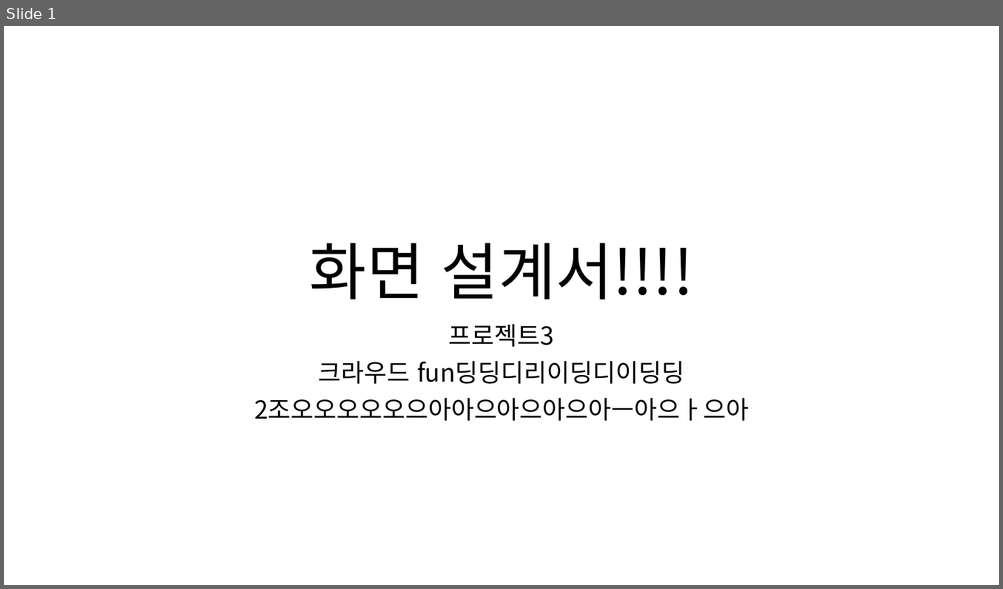
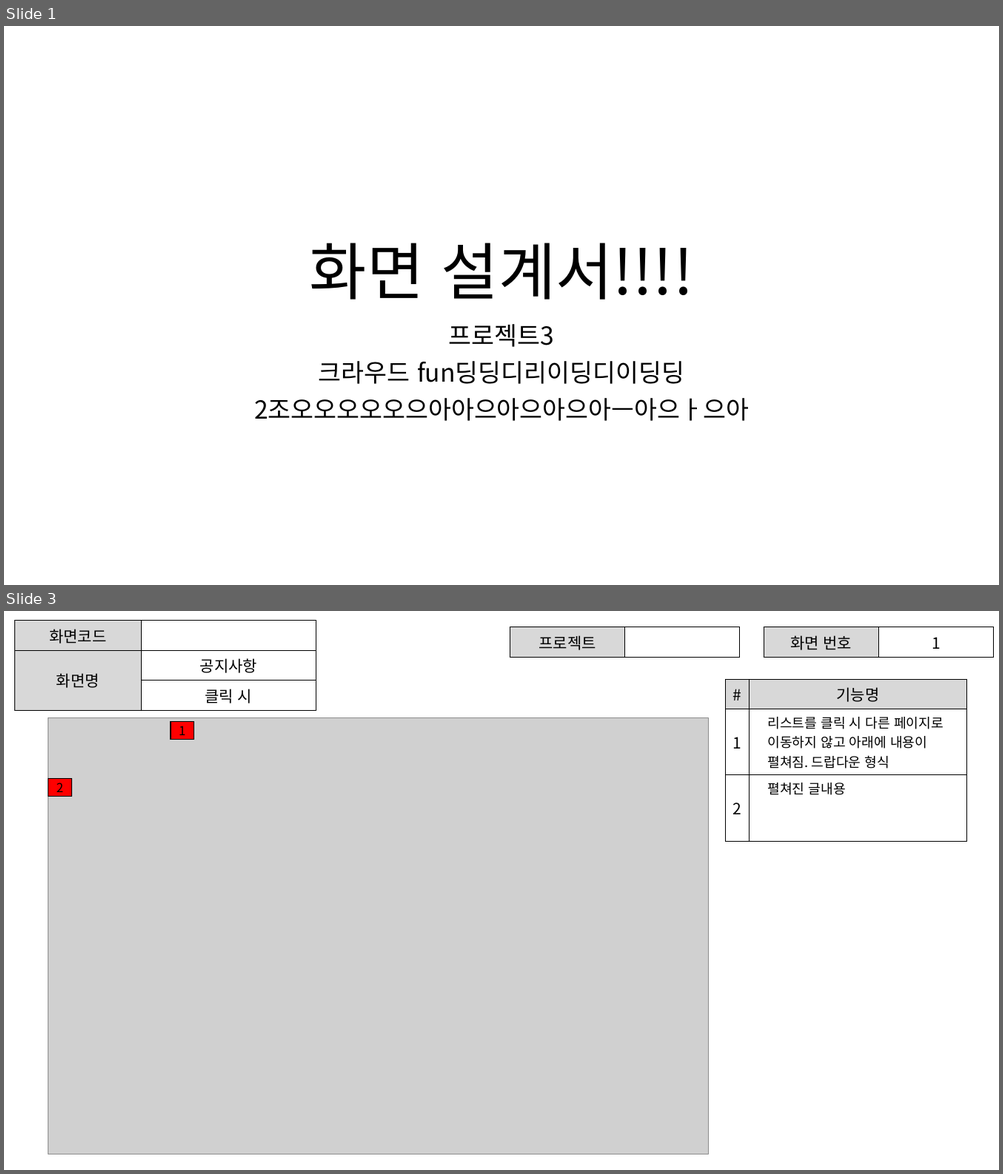
Before and after one commit to ezenteam2/RentalEquip, a slide deck: 0 발표용 파워포인트/0313 2차발표/0313 project04 - 파워포인트 - 형준.pptx. Shown one above the other, each under a label of ours: slide 1 before the commit, slides 1 and 3 after it; the slides between them are not shown. The pictures are 1003x589 and 1003x1174 pixels, drawn with LibreOffice and Linux fonts; fonts in the diff are those of the drawing; grey boxes stand for pictures. Boxes give left, top, right and bottom in pixels: in the first picture for what was removed or moved away, otherwise in the second. Text is boxed around its words. In the diff, an @@ line names an element or a change of style, - is before the commit and + after.

```diff
--- a/0 발표용 파워포인트/0313 2차발표/0313 project04 - 파워포인트 - 형준.pptx
+++ b/0 발표용 파워포인트/0313 2차발표/0313 project04 - 파워포인트 - 형준.pptx
@@ slide 3 added at (x1=4, y1=611, x2=999, y2=1170), background #FFFFFF @@
@@ table added at (x1=14, y1=621, x2=316, y2=706), 3 rows, 2 columns @@
+화면코드 | 
+화면명 | 공지사항
+ | 클릭 시
@@ table added at (x1=510, y1=627, x2=740, y2=653), 1 rows, 2 columns @@
+프로젝트 | 
@@ table added at (x1=763, y1=627, x2=993, y2=653), 1 rows, 2 columns @@
+화면 번호 | 1
@@ table added at (x1=726, y1=680, x2=967, y2=829), 3 rows, 2 columns @@
+# | 기능명
+1 | 리스트를 클릭 시 다른 페이지로 이동하지 않고 아래에 내용이 펼쳐짐. 드랍다운 형식
+2 | 펼쳐진 글내용
@@ picture added at (x1=48, y1=718, x2=708, y2=1155) @@
@@ rectangle added at (x1=170, y1=721, x2=194, y2=739), fill #FF0000, outline #000000 1 pt, 12 pt, text #000000 @@
+1
@@ rectangle added at (x1=48, y1=779, x2=72, y2=797), fill #FF0000, outline #000000 1 pt, 12 pt, text #000000 @@
+2
```
Also in this commit, not shown: 15 other slides added.
